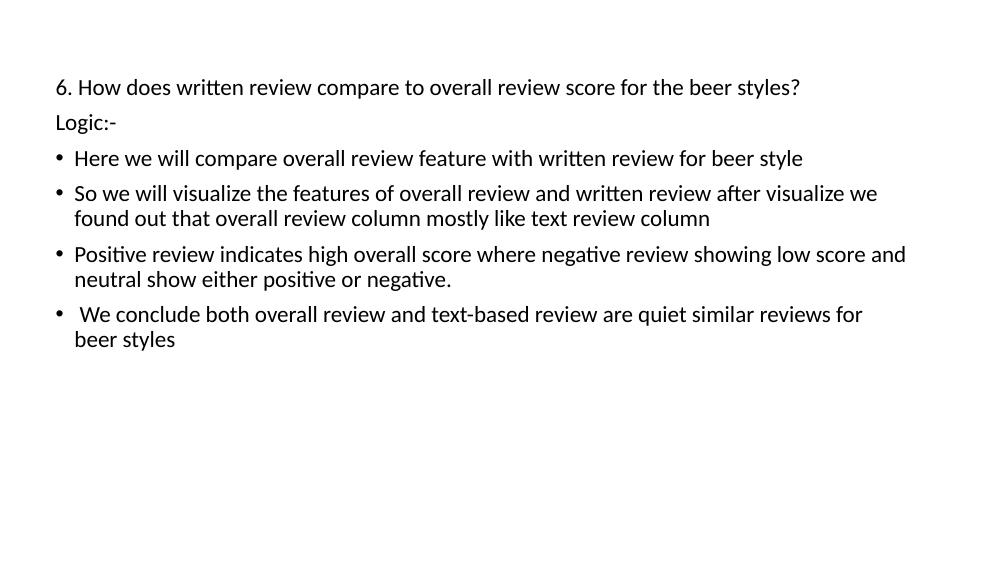
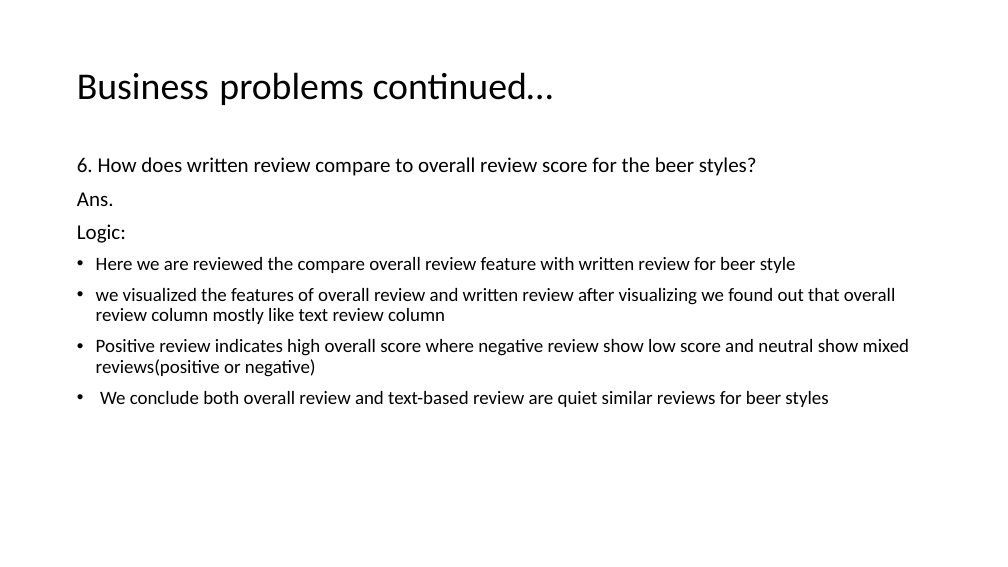
Before and after one commit to vaibhavt14/BeerReviewsAssessment, a slide deck: slide 10 of Summarization of beer reviews data analysis.pptx (slide 9 before the commit). Drawn at 1008x567 pixels with LibreOffice and Linux fonts; fonts in the diff are those of the drawing. Boxes give left, top, right and bottom in pixels: in the first picture for what was removed or moved away, otherwise in the second. Text is boxed around its words. In the diff, an @@ line names an element or a change of style, - is before the commit and + after.

Commit message:
Presentation of Beer review analysis

```diff
--- a/Summarization of beer reviews data analysis.pptx
+++ b/Summarization of beer reviews data analysis.pptx
@@ title added at [77,72,554,105], 36 pt, text #000000 @@
+Business problems continued…
@@ text "6. How does written review ...": place and size @@
-text "6. How does written review ..." at [56,79,906,351]
+text "6. How does written review ..." at [77,157,909,407]
@@ text at [77,157,828,407]: size 22 to 20 pt in "6. How does written review compare to ..."; size 22 to 18 pt in "We conclude both overall review and text-based ..." @@
@@ text at [77,192,909,377]: text changed; size 22 to 18 pt @@
-Logic:-
-• Here we will compare overall review feature with written review for beer style
-• So we will visualize the features of overall review and written review after visualize we found out that overall review column mostly like text review column
-• Positive review indicates high overall score where negative review showing low score and neutral show either positive or negative.
+Ans.
+Logic:
+• Here we are reviewed the compare overall review feature with written review for beer style
+• we visualized the features of overall review and written review after visualizing we found out that overall review column mostly like text review column
+• Positive review indicates high overall score where negative review show low score and neutral show mixed reviews(positive or negative)
```
Also in this commit, not shown: 8 other slides changed, 1 slide added.
